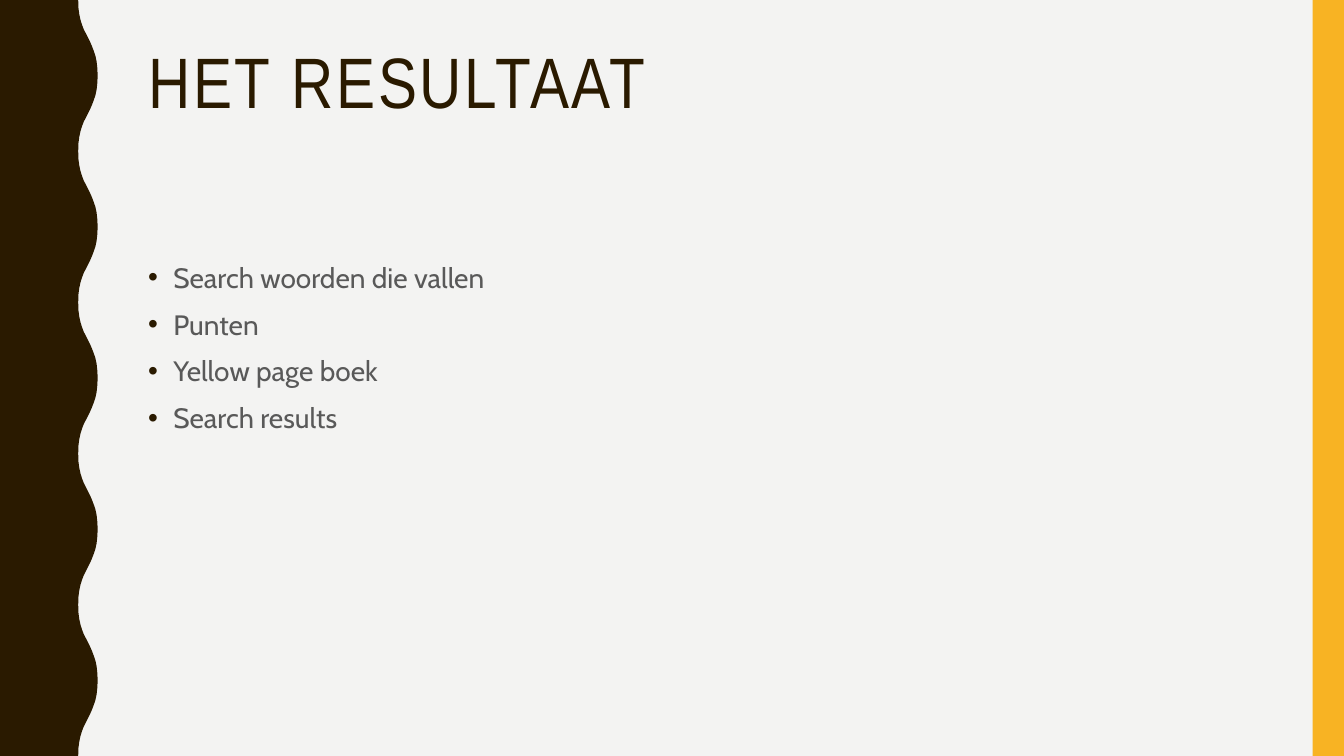
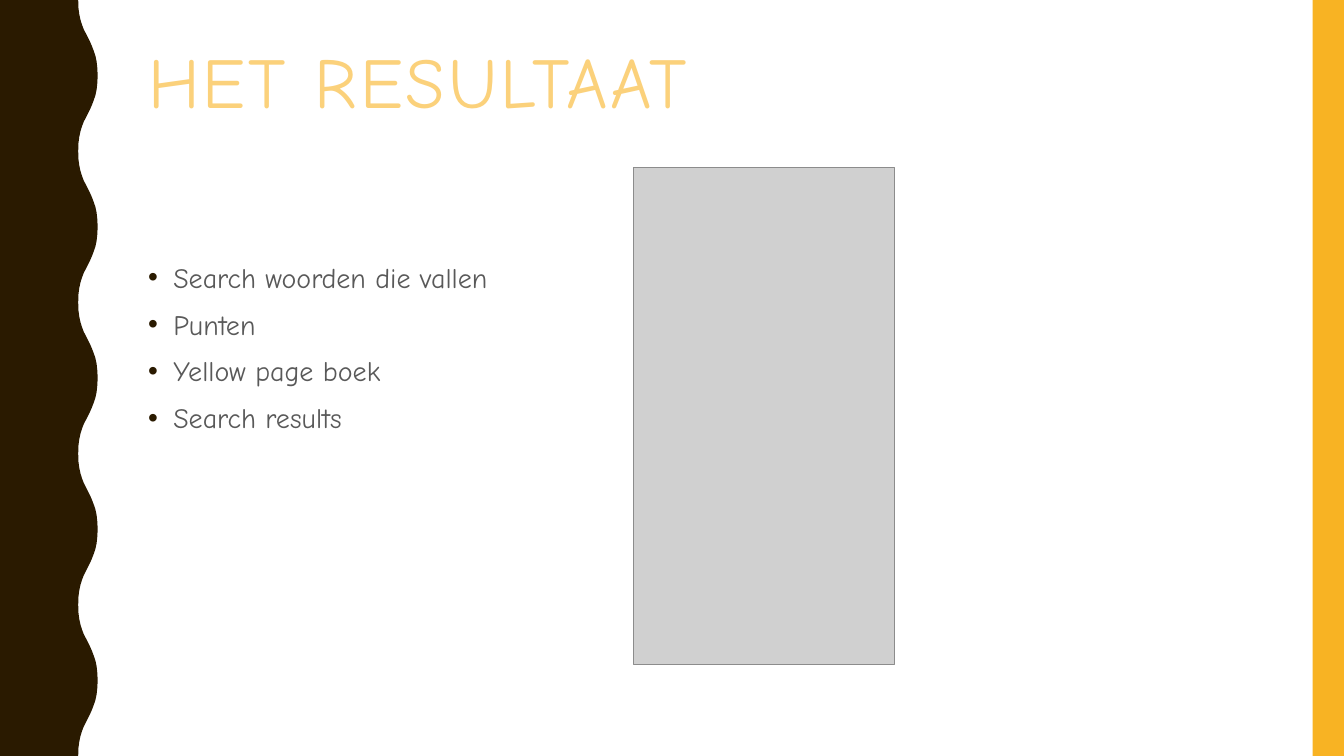
Before and after one commit to JenoahKers/WebdevP8, a slide deck: slide 4 of Documentatie/Pitch.pptx. Drawn at 1344x756 pixels with LibreOffice and Linux fonts; fonts in the diff are those of the drawing; grey boxes stand for pictures; background and template pictures are left out. Boxes give left, top, right and bottom in pixels: in the first picture for what was removed or moved away, otherwise in the second. Text is boxed around its words. In the diff, an @@ line names an element or a change of style, - is before the commit and + after.

```diff
--- a/Documentatie/Pitch.pptx
+++ b/Documentatie/Pitch.pptx
@@ background #F3F3F2 to picture (left out) @@
@@ title "HET RESULTAAT" at (148,59,687,109): font Arial Narrow to Comic Neue, text colour #2A1A00 to #FBD17B @@
@@ picture added at (634,167,894,664) @@
@@ text "Search woorden die vallen" at (173,269,487,428): font Cabin to Comic Neue @@
```
Also in this commit, not shown: 4 other slides changed.
